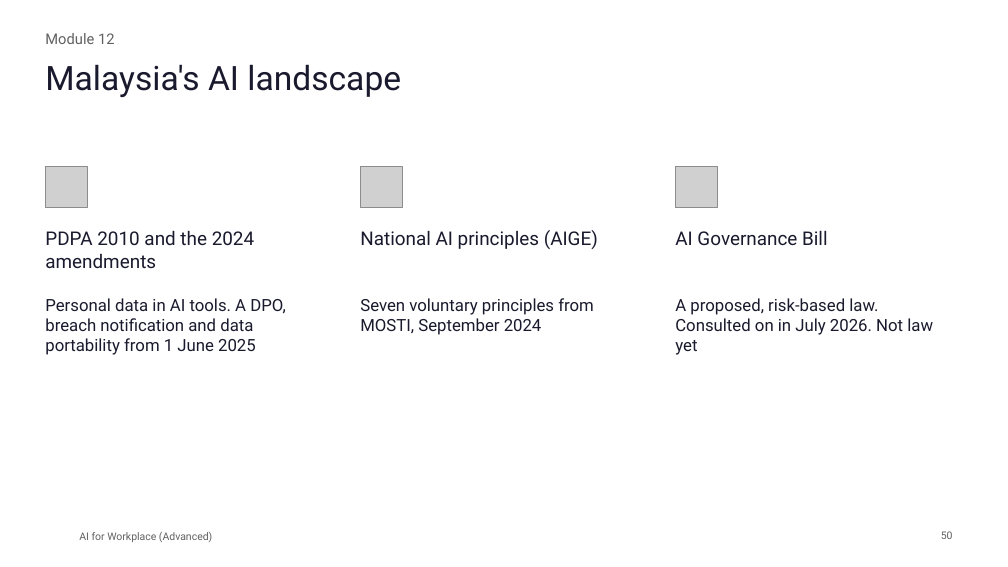
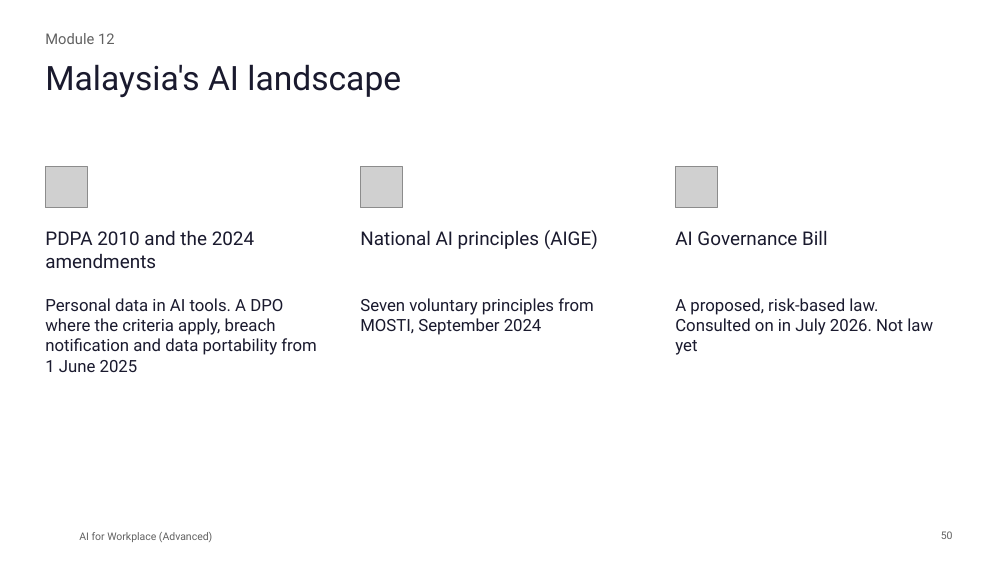
Before and after one commit to Asraf-JS/AI-for-Workplace-Advanced, a slide deck: slide 50 of AI-for-Workplace-Advanced-Deck.pptx. Drawn at 1008x567 pixels with LibreOffice and Linux fonts; fonts in the diff are those of the drawing; grey boxes stand for pictures; background and template pictures are left out. Boxes give left, top, right and bottom in pixels: in the first picture for what was removed or moved away, otherwise in the second. Text is boxed around its words. In the diff, an @@ line names an element or a change of style, - is before the commit and + after.

```diff
--- a/AI-for-Workplace-Advanced-Deck.pptx
+++ b/AI-for-Workplace-Advanced-Deck.pptx
@@ text at (45, 298, 317, 372): text changed @@
-Personal data in AI tools. A DPO, breach notification and data portability from 1 June 2025
+Personal data in AI tools. A DPO where the criteria apply, breach notification and data portability from 1 June 2025
```
Also in this commit, not shown: 13 other files.
